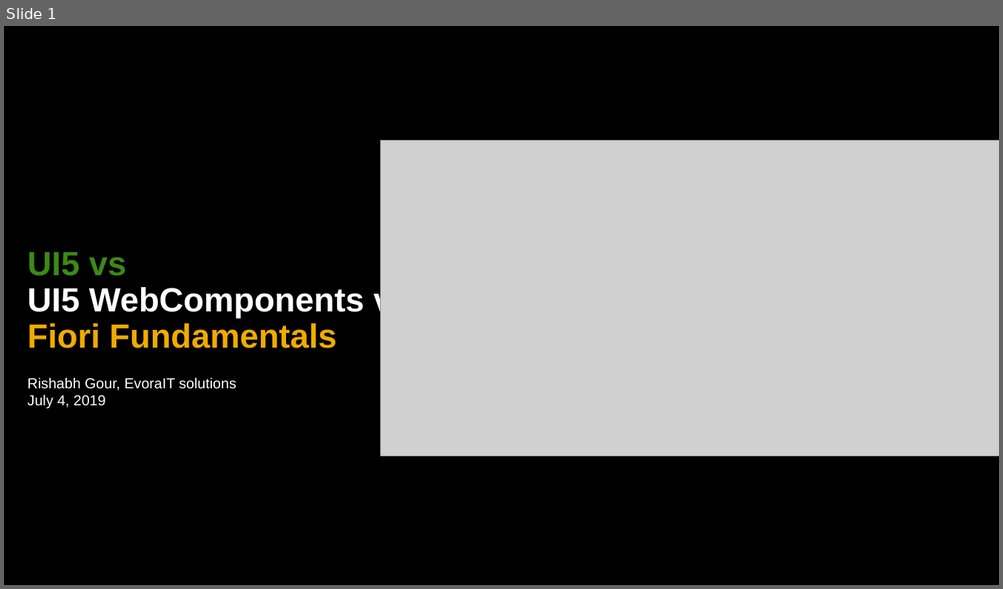
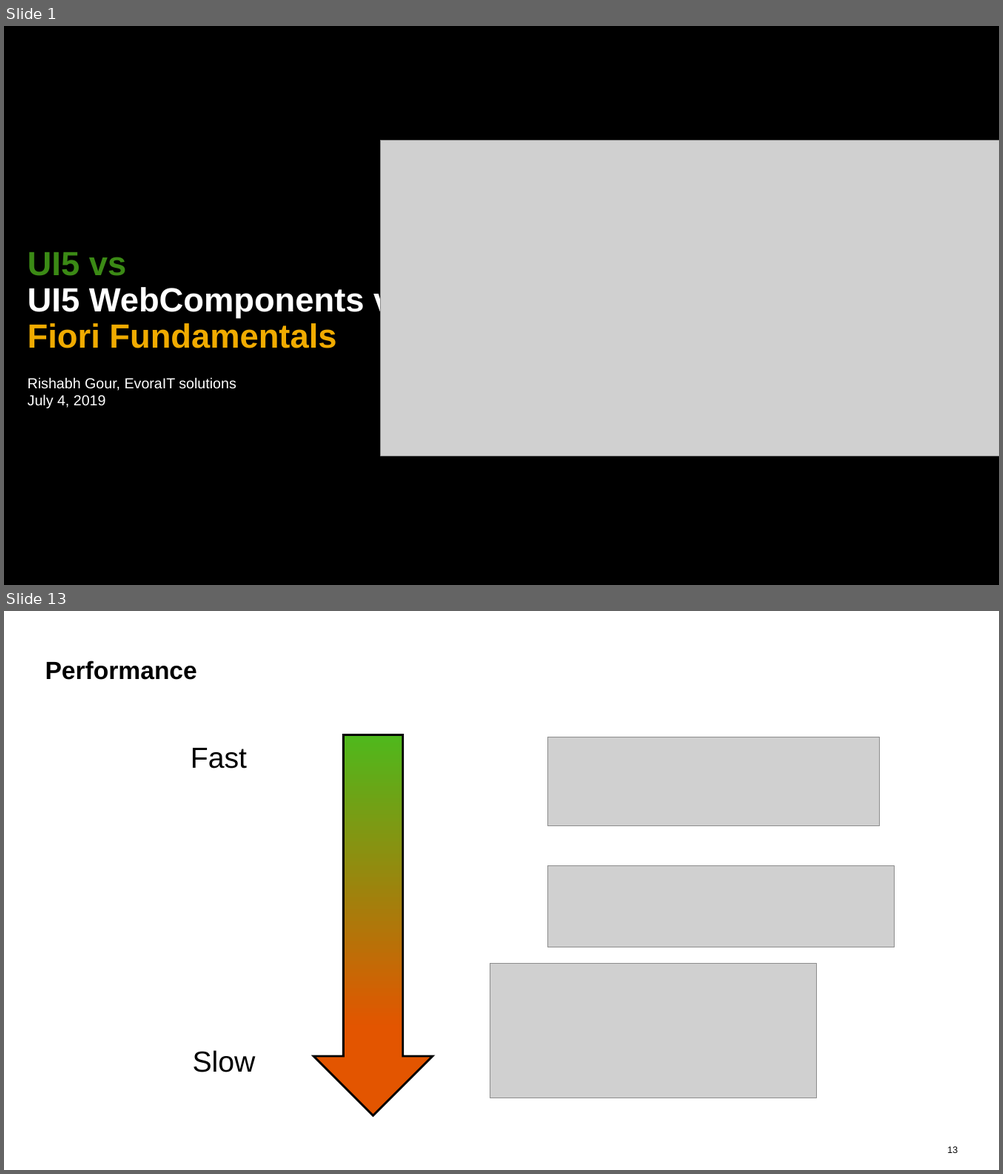
Before and after one commit to rishabh62/UI5con, a slide deck: UI5con.pptx. Shown one above the other, each under a label of ours: slide 1 before the commit, slides 1 and 13 after it; the slides between them are not shown. The pictures are 1003x589 and 1003x1174 pixels, drawn with LibreOffice and Linux fonts; fonts in the diff are those of the drawing; grey boxes stand for pictures. Boxes give left, top, right and bottom in pixels: in the first picture for what was removed or moved away, otherwise in the second. Text is boxed around its words. In the diff, an @@ line names an element or a change of style, - is before the commit and + after.

```diff
--- a/UI5con.pptx
+++ b/UI5con.pptx
@@ slide 13 added at box(4, 611, 999, 1170), background #FFFFFF @@
@@ title added at box(45, 661, 197, 680), 24 pt, text #000000, bold @@
+Performance
@@ down arrow added at box(313, 735, 432, 1116), fill gradient #E35500 to #4FB81C, outline #000000 2 pt @@
@@ picture added at box(547, 737, 879, 826) @@
@@ text added at box(190, 748, 247, 769), 28 pt, text #000000 @@
+Fast
@@ picture added at box(547, 866, 894, 947) @@
@@ picture added at box(490, 964, 817, 1098) @@
@@ text added at box(193, 1051, 256, 1073), 28 pt, text #000000 @@
+Slow
@@ page number added at box(947, 1147, 957, 1153), 9 pt, text #000000 @@
+13
```
Also in this commit, not shown: 1 slide changed, 15 other slides added, 2 slides removed.
